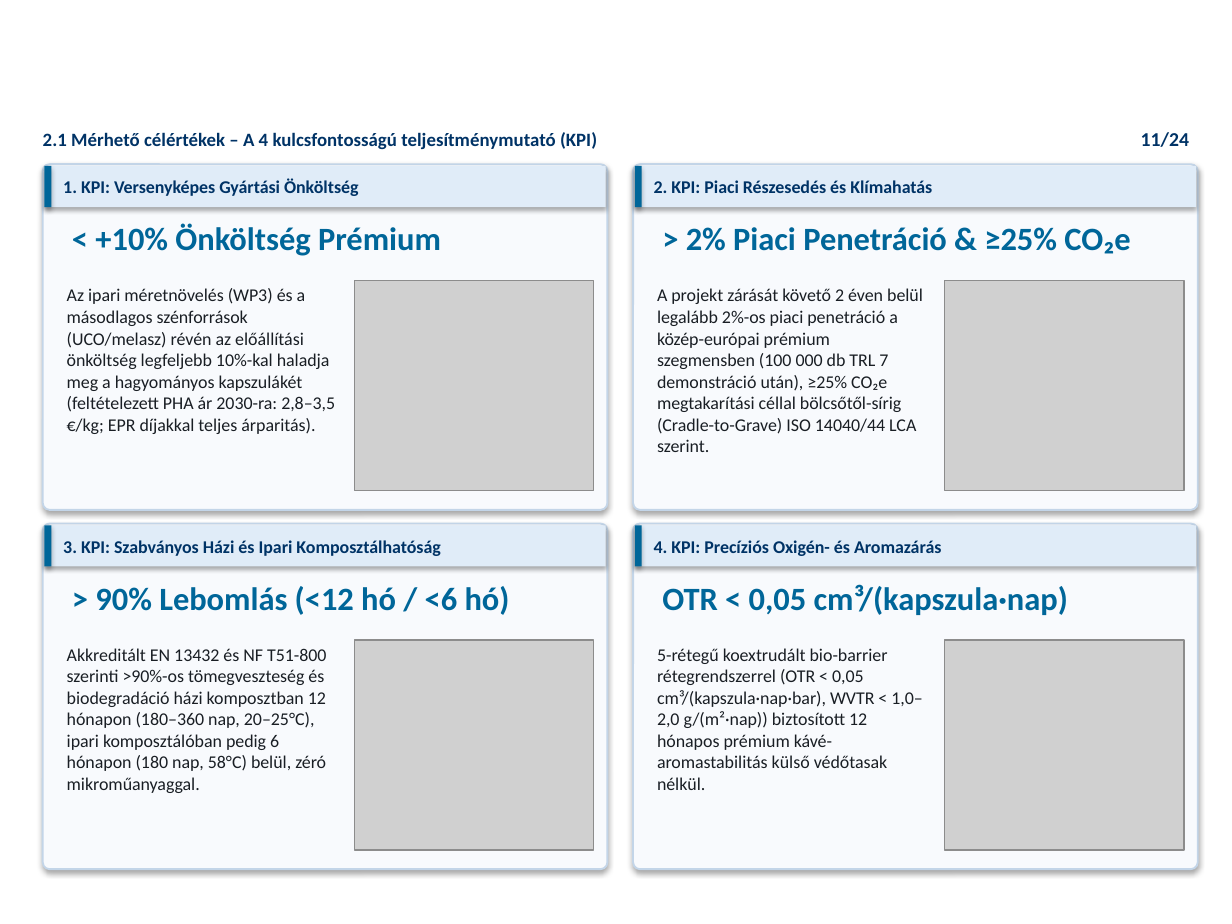
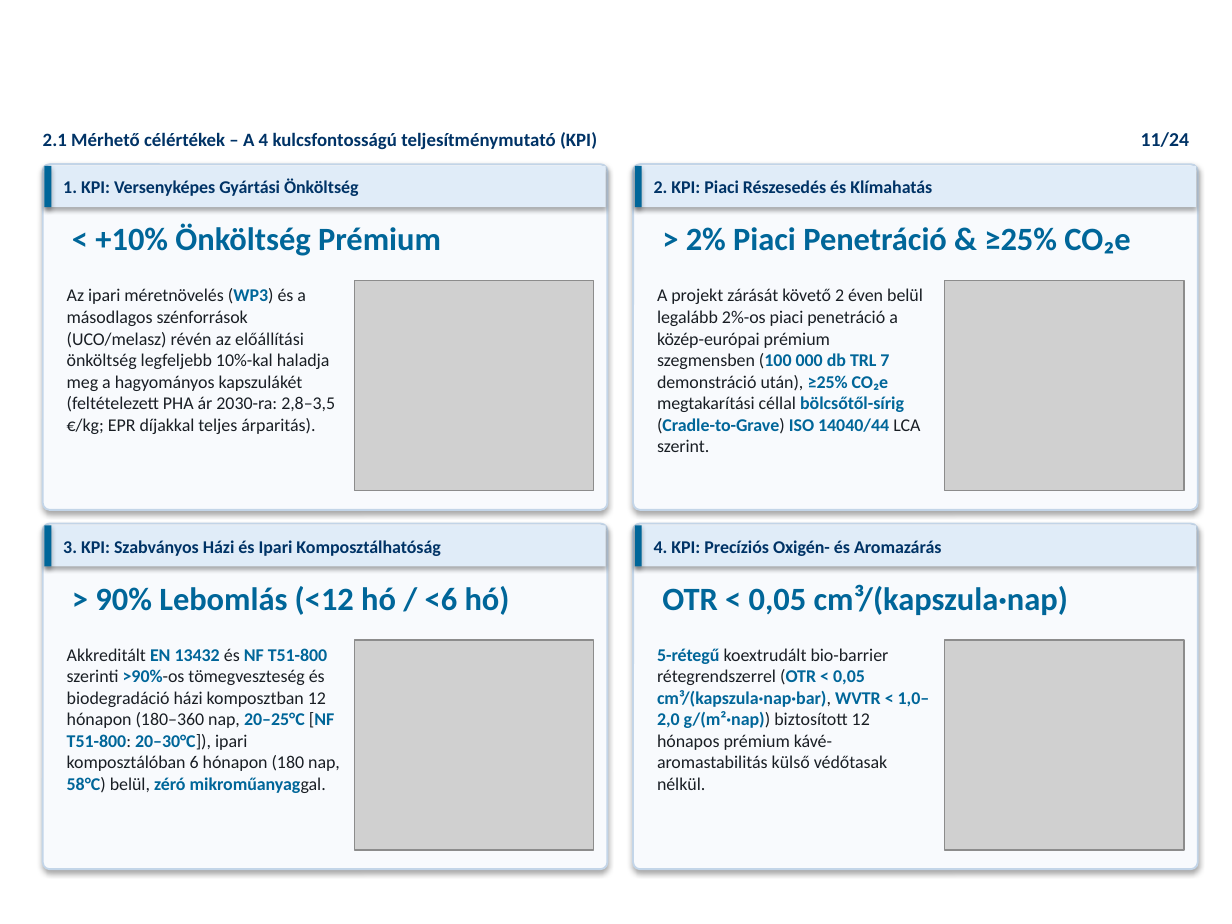
Before and after one commit to RMarci44/Fenntarthato-hulladek-projekt, a slide deck: slide 11 of PHACK_Prezentacio_Vegleges.pptx. Drawn at 1232x924 pixels with LibreOffice and Linux fonts; fonts in the diff are those of the drawing; grey boxes stand for pictures; background and template pictures are left out. Boxes give left, top, right and bottom in pixels: in the first picture for what was removed or moved away, otherwise in the second. Text is boxed around its words. In the diff, an @@ line names an element or a change of style, - is before the commit and + after.

```diff
--- a/PHACK_Prezentacio_Vegleges.pptx
+++ b/PHACK_Prezentacio_Vegleges.pptx
@@ text "Az ipari méretnövelés (WP3) és ..." at [67,288,335,434]: text colour #191E24 to #006699, bold on in "(WP3)" @@
@@ text "A projekt zárását követő 2 ..." at [657,288,923,452]: text colour #191E24 to #006699, bold on in "(100 000 db TRL 7 ≥25% CO₂e ..." @@
@@ text at [67,648,340,793]: text changed @@
-Akkreditált EN 13432 és NF T51-800 szerinti >90%-os tömegveszteség és biodegradáció házi komposztban 12 hónapon (180–360 nap, 20–25°C), ipari komposztálóban pedig 6 hónapon (180 nap, 58°C) belül, zéró mikroműanyaggal.
+Akkreditált EN 13432 és NF T51-800 szerinti >90%-os tömegveszteség és biodegradáció házi komposztban 12 hónapon (180–360 nap, 20–25°C [NF T51-800: 20–30°C]), ipari komposztálóban 6 hónapon (180 nap, 58°C) belül, zéró mikroműanyaggal.
@@ text "5-rétegű koextrudált bio-barrier rétegrendszerrel (OTR ..." at [657,648,930,790]: text colour #191E24 to #006699, bold on in "5-rétegű (OTR < 0,05 cm³/(kapszula·nap·bar), WVTR < ..." @@
```
Also in this commit, not shown: 18 other slides changed, 27 other files.
